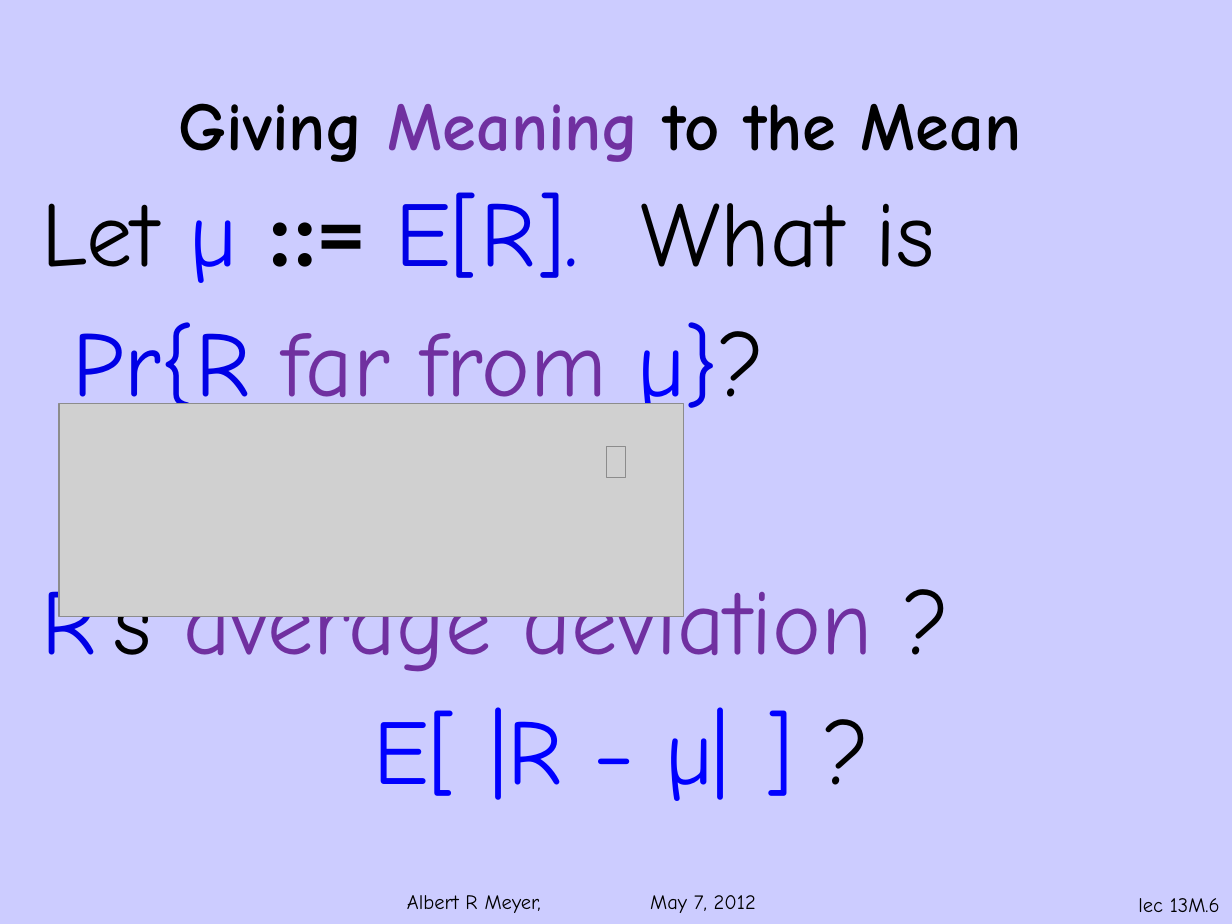
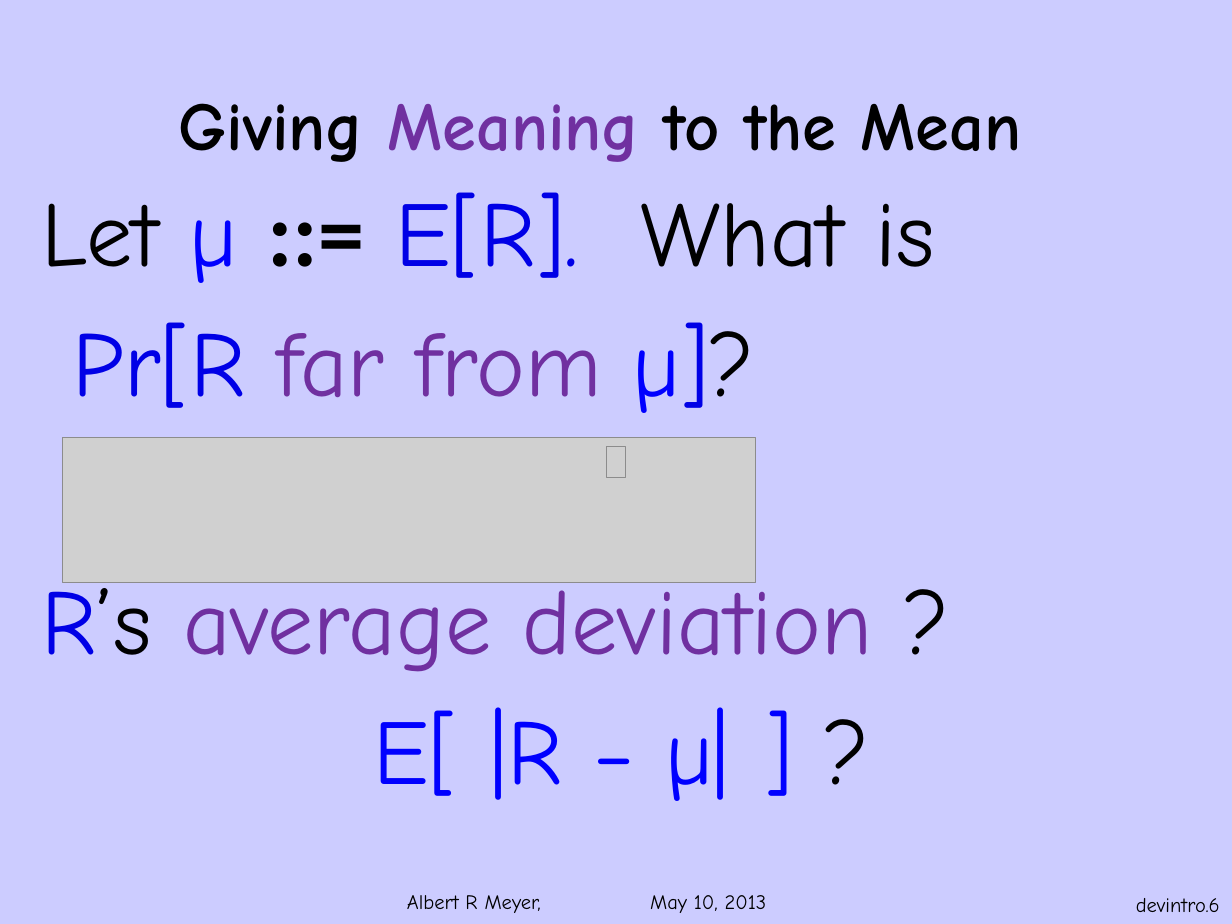
Before and after one commit to armeyer/mcs_web, a slide deck: slide 6 of spring13/slides13/deviation-intro.pptx. Drawn at 1232x924 pixels with LibreOffice and Linux fonts; fonts in the diff are those of the drawing; grey boxes stand for pictures; background and template pictures are left out. Boxes give left, top, right and bottom in pixels: in the first picture for what was removed or moved away, otherwise in the second. Text is boxed around its words. In the diff, an @@ line names an element or a change of style, - is before the commit and + after.

```diff
--- a/spring13/slides13/deviation-intro.pptx
+++ b/spring13/slides13/deviation-intro.pptx
@@ text at box(72, 322, 755, 413): text changed @@
-Pr{R far from µ}?
+Pr[R far from µ]?
@@ picture: place and size @@
-picture at box(59, 403, 684, 616)
+picture at box(63, 437, 756, 583)
@@ text at box(407, 895, 767, 913): text changed @@
-Albert R Meyer, May 7, 2012
+Albert R Meyer, May 10, 2013
@@ page number at box(1136, 898, 1220, 912): text changed @@
-lec 13M.6
+devintro.6
```
Also in this commit, not shown: 10 other slides changed, 5 other files.
